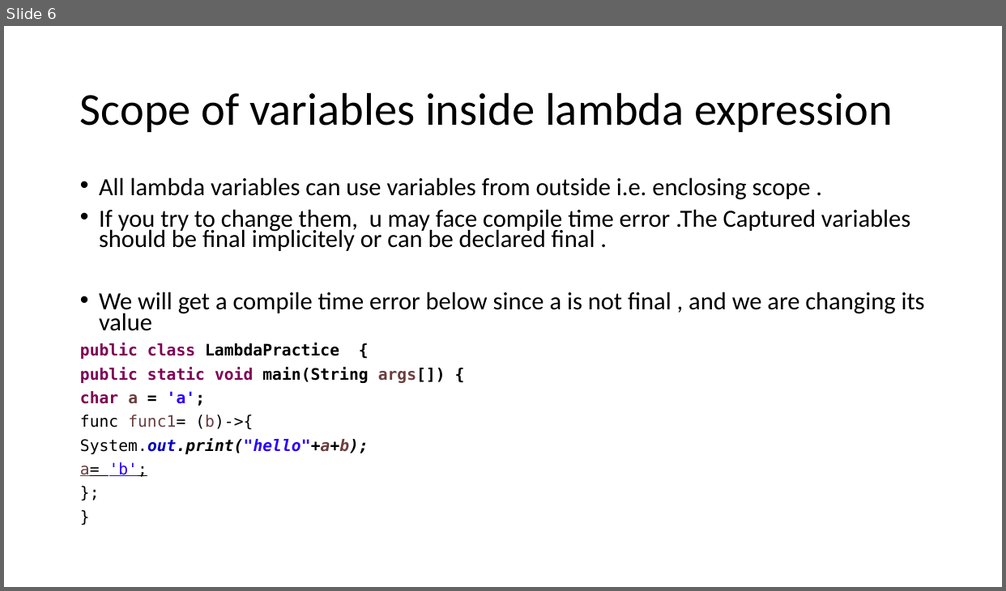
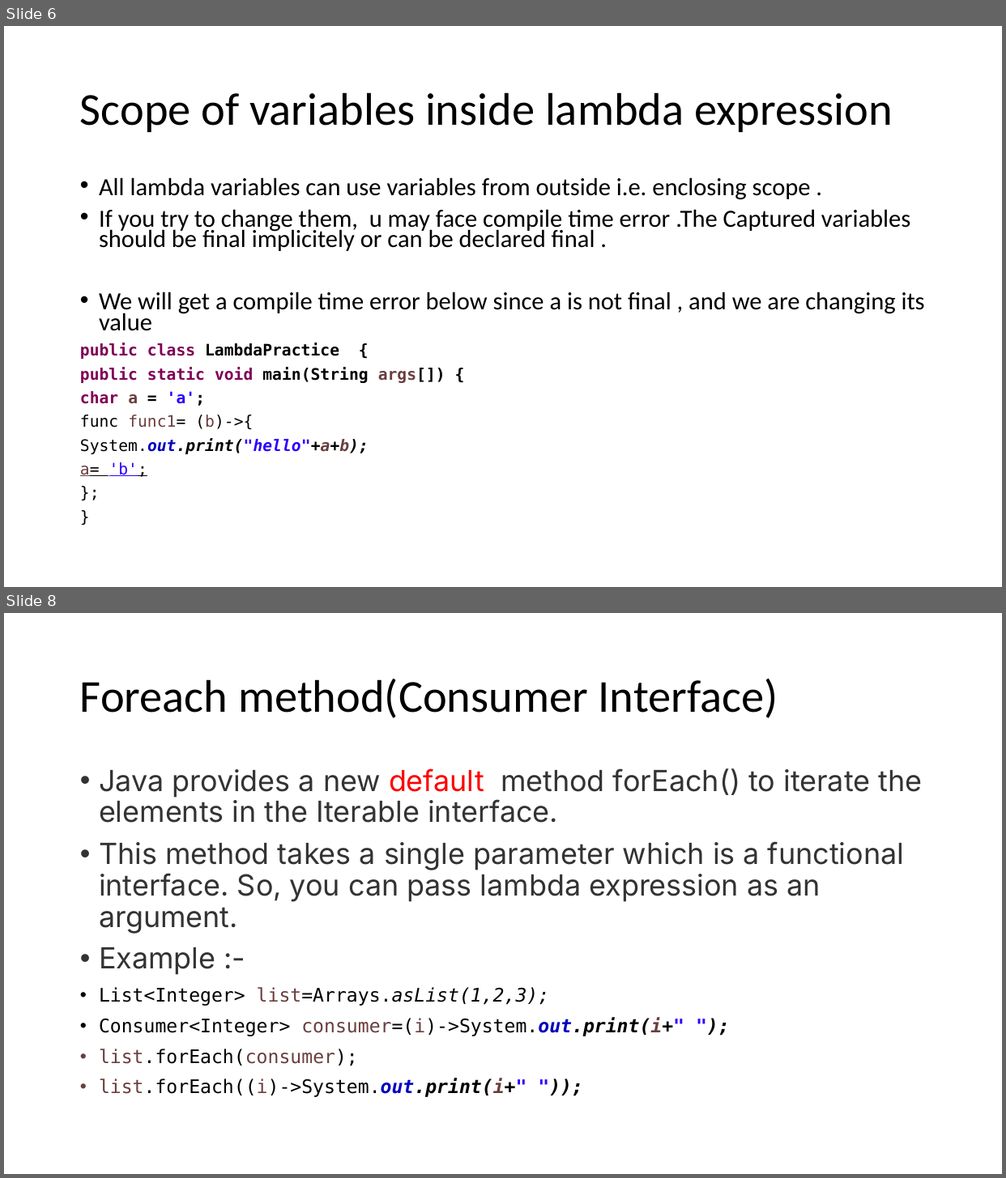
Before and after one commit to aroranishant8/JavaNotes, a slide deck: Java8/Lambda/Lambda Expressions.pptx. Shown one above the other, each under a label of ours: slide 6 before the commit, slides 6 and 8 after it; the slides between them are not shown. The pictures are 1006x591 and 1006x1178 pixels, drawn with LibreOffice and Linux fonts; fonts in the diff are those of the drawing. Boxes give left, top, right and bottom in pixels: in the first picture for what was removed or moved away, otherwise in the second. Text is boxed around its words. In the diff, an @@ line names an element or a change of style, - is before the commit and + after.

```diff
--- a/Java8/Lambda/Lambda Expressions.pptx
+++ b/Java8/Lambda/Lambda Expressions.pptx
@@ slide 8 added at <box>4,613,1002,1174</box>, background #FFFFFF @@
@@ title added at <box>80,679,778,718</box>, 44 pt, text #000000 @@
+Foreach method(Consumer Interface)
@@ text added at <box>99,769,922,1097</box>, 28 pt, text #333333 @@
+• Java provides a new default method forEach() to iterate the elements in the Iterable interface.
+• This method takes a single parameter which is a functional interface. So, you can pass lambda expression as an argument.
+• Example :-
+• List<Integer> list=Arrays.asList(1,2,3);
+• Consumer<Integer> consumer=(i)->System.out.print(i+" ");
+• list.forEach(consumer);
+• list.forEach((i)->System.out.print(i+" "));
```
Also in this commit, not shown: 1 slide changed, 1 other slide added, 2 other files.
